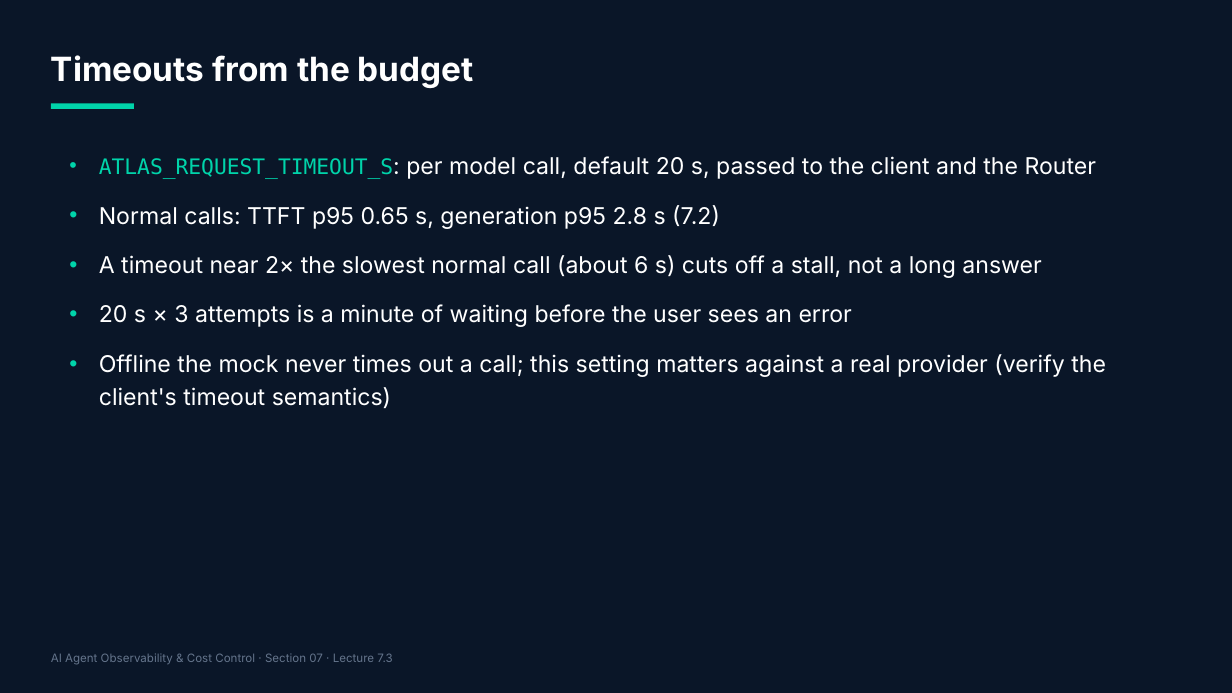
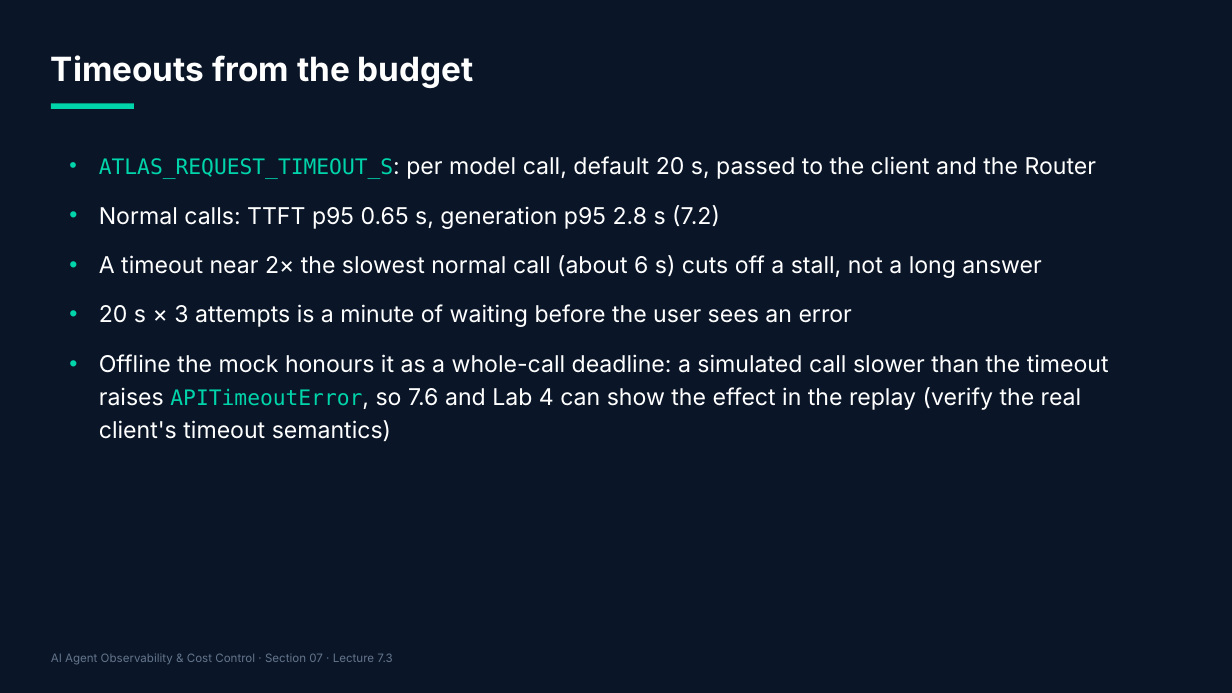
Before and after one commit to adithyagithub27/Course, a slide deck: slide 16 of agent-observability-course/10-graphics/slides/section-07.pptx. Drawn at 1232x693 pixels with LibreOffice and Linux fonts; fonts in the diff are those of the drawing. Boxes give left, top, right and bottom in pixels: in the first picture for what was removed or moved away, otherwise in the second. Text is boxed around its words. In the diff, an @@ line names an element or a change of style, - is before the commit and + after.

```diff
--- a/agent-observability-course/10-graphics/slides/section-07.pptx
+++ b/agent-observability-course/10-graphics/slides/section-07.pptx
@@ text at (x1=99, y1=354, x2=1109, y2=441): text changed @@
-• Offline the mock never times out a call; this setting matters against a real provider (verify the client's timeout semantics)
+• Offline the mock honours it as a whole-call deadline: a simulated call slower than the timeout raises APITimeoutError, so 7.6 and Lab 4 can show the effect in the replay (verify the real client's timeout semantics)
```
Also in this commit, not shown: 3 other slides changed, 22 other files.
